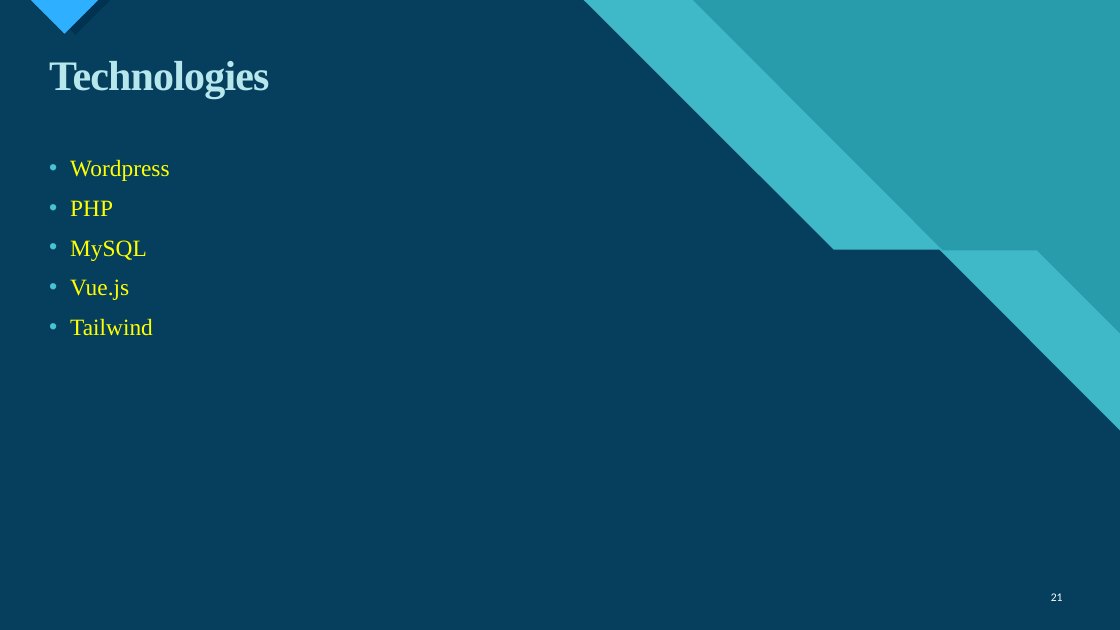
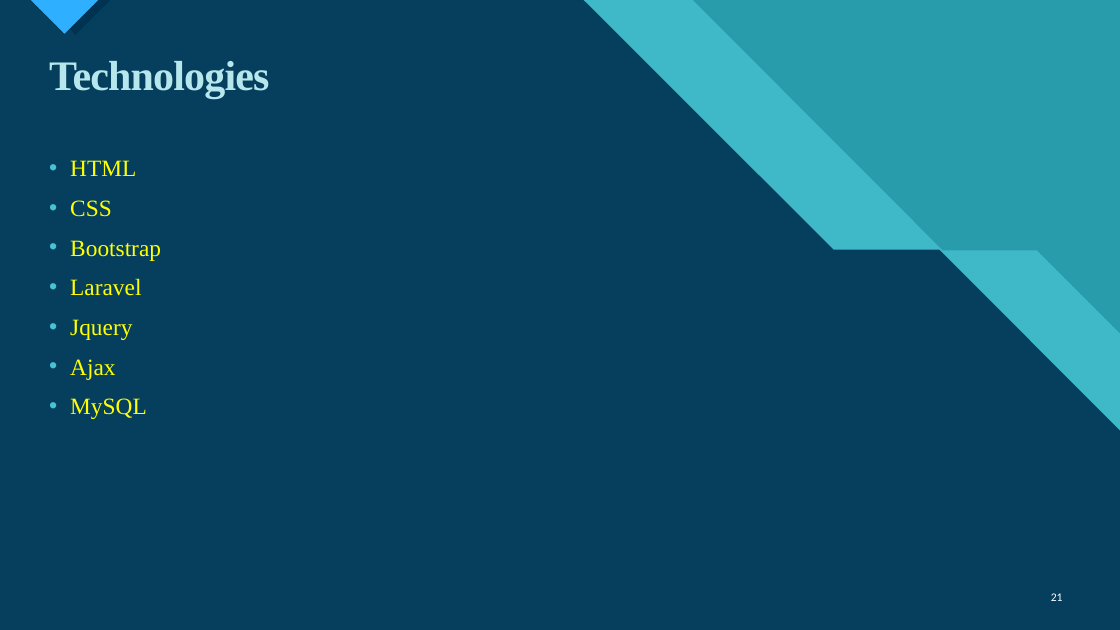
Before and after one commit to ANTAR-NANDI/Final_Report, a slide deck: slide 21 of Track My Subscriptions(Final).pptx. Drawn at 1120x630 pixels with LibreOffice and Linux fonts; fonts in the diff are those of the drawing. Boxes give left, top, right and bottom in pixels: in the first picture for what was removed or moved away, otherwise in the second. Text is boxed around its words. In the diff, an @@ line names an element or a change of style, - is before the commit and + after.

```diff
--- a/Track My Subscriptions(Final).pptx
+++ b/Track My Subscriptions(Final).pptx
@@ text at (70, 160, 161, 380): text changed @@
-• Wordpress
-• PHP
+• HTML
+• CSS
+• Bootstrap
+• Laravel
+• Jquery
+• Ajax
@@ text at (70, 279, 153, 336): paragraphs removed @@
-• Vue.js
-• Tailwind
```
Also in this commit, not shown: 1 other slide changed, 2 other files.
